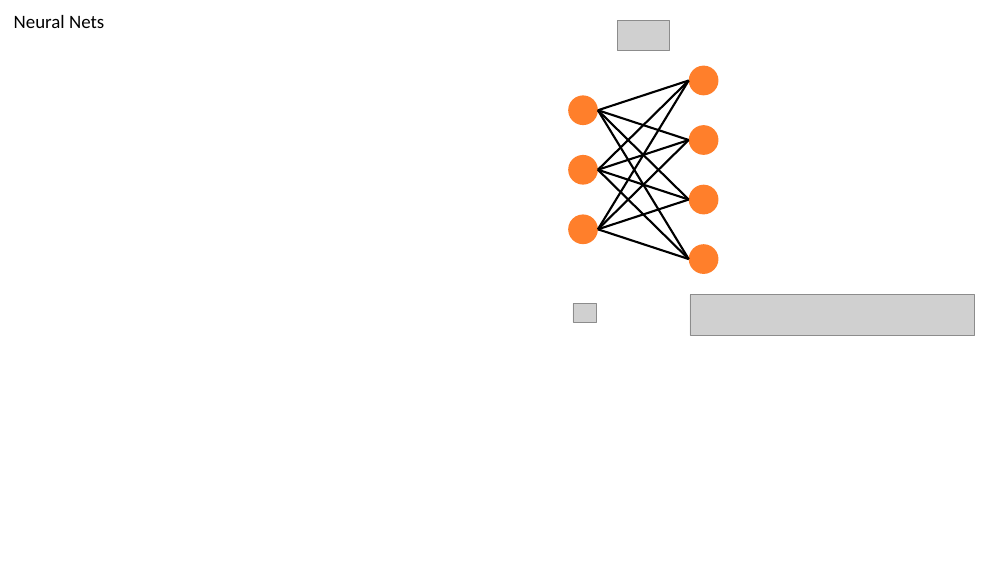
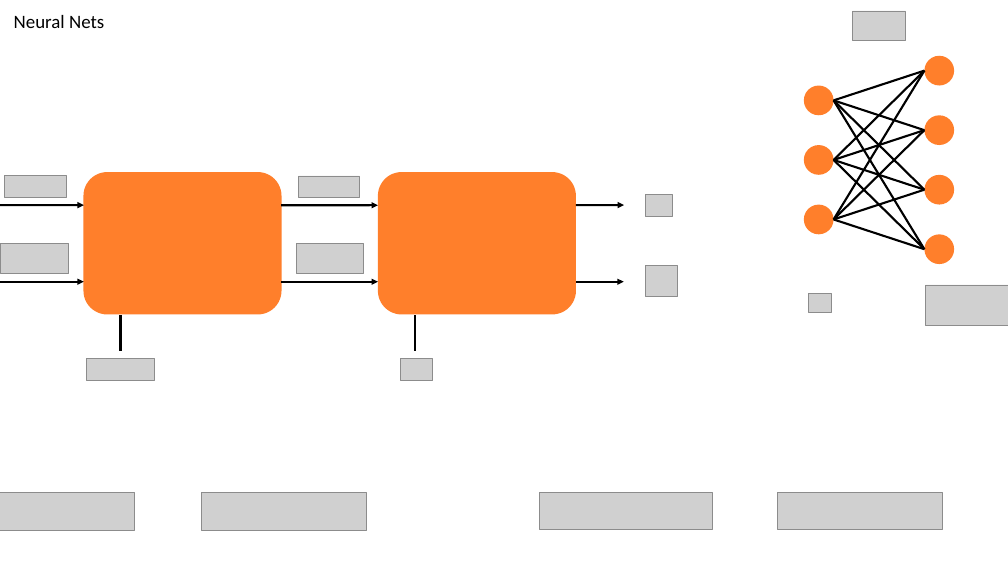
Before and after one commit to mhubii/masters_thesis, a slide deck: slide 13 of windows/masters_thesis_imgs.pptx. Drawn at 1008x567 pixels with LibreOffice and Linux fonts; fonts in the diff are those of the drawing; grey boxes stand for pictures; background and template pictures are left out. Boxes give left, top, right and bottom in pixels: in the first picture for what was removed or moved away, otherwise in the second. Text is boxed around its words. In the diff, an @@ line names an element or a change of style, - is before the commit and + after.

```diff
--- a/windows/masters_thesis_imgs.pptx
+++ b/windows/masters_thesis_imgs.pptx
@@ 12 lines, 7 ellipses, 3 pictures: place and size @@
-12 lines, 7 ellipses, 3 pictures at bbox=[569, 20, 975, 336]
+12 lines, 7 ellipses, 3 pictures at bbox=[804, 11, 1008, 326]
@@ group added at bbox=[0, 172, 678, 381]: 8 pictures, 6 arrows, 2 rounded rectangles, 2 lines @@
@@ group added at bbox=[0, 492, 942, 530]: 4 pictures @@
```
Also in this commit, not shown: 1 other slide changed, 1 slide removed, 4 other files.
